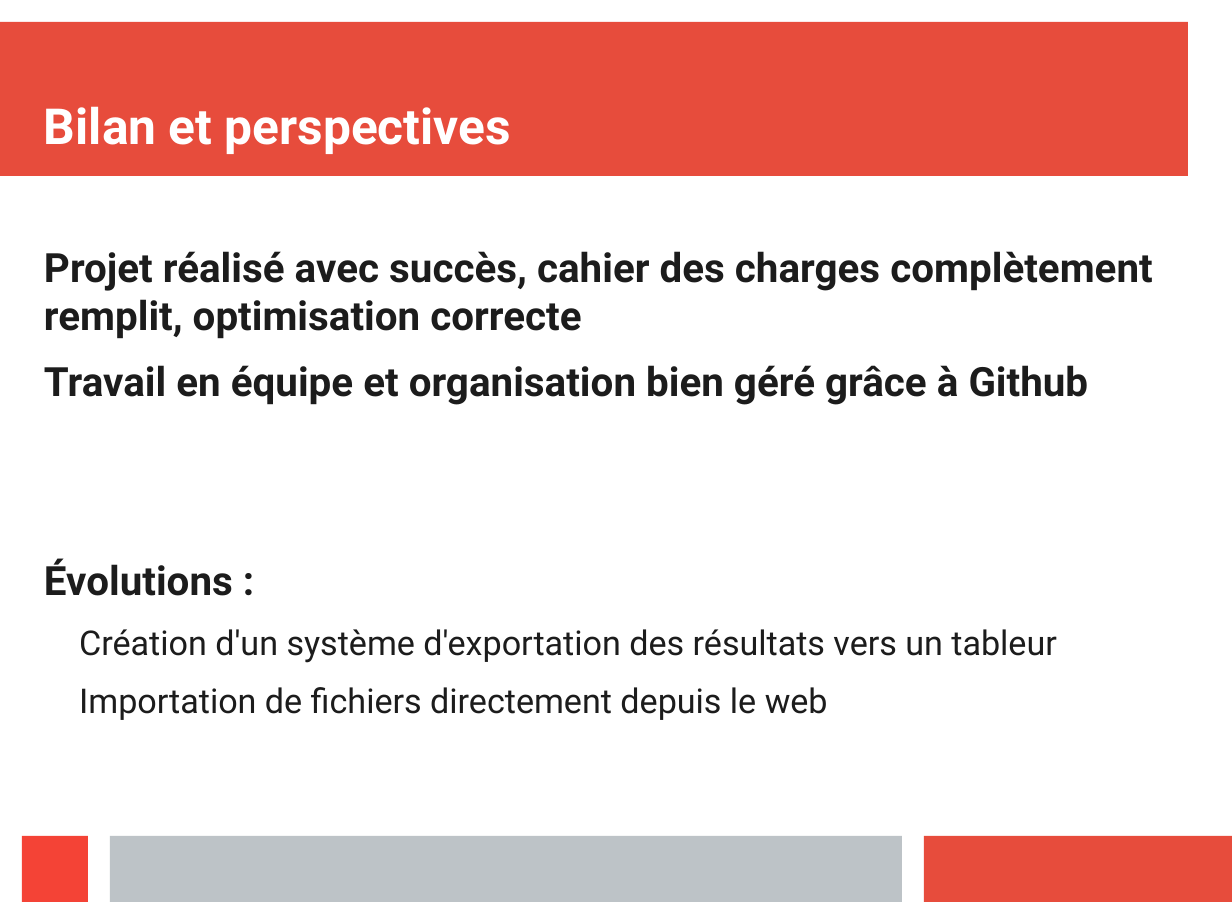
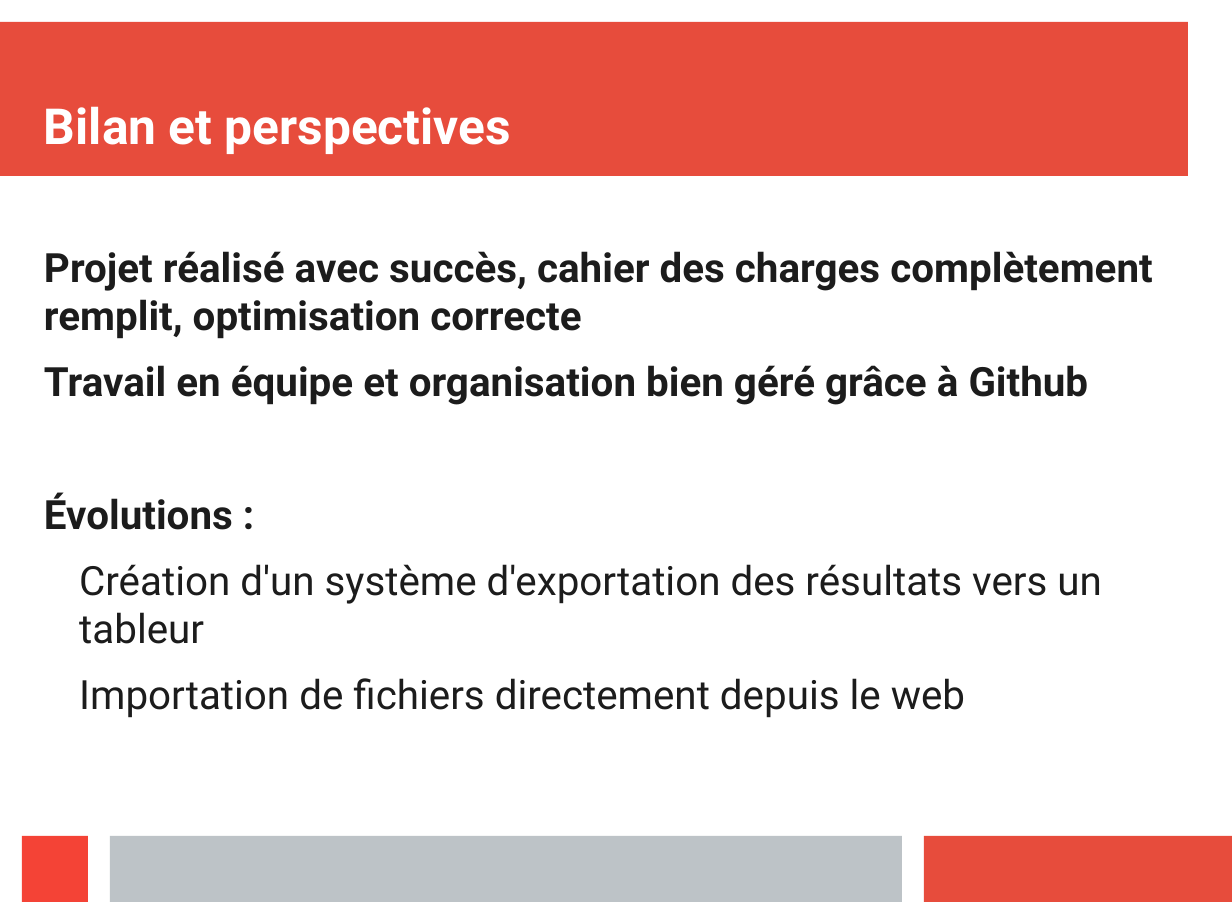
Before and after one commit to 0xbeefed/FreqAnalysis, a slide deck: slide 13 of presentationOral.odp. Drawn at 1232x924 pixels with LibreOffice and Linux fonts; fonts in the diff are those of the drawing. Boxes give left, top, right and bottom in pixels: in the first picture for what was removed or moved away, otherwise in the second. Text is boxed around its words. In the diff, an @@ line names an element or a change of style, - is before the commit and + after.

```diff
--- a/presentationOral.odp
+++ b/presentationOral.odp
@@ text at <box>79,564,1102,718</box>: size 22 to 26 pt in "Création d'un système d'exportation des résultats vers ...", "Importation de fichiers directement depuis le web" @@
```
Also in this commit, not shown: 3 other slides changed.
